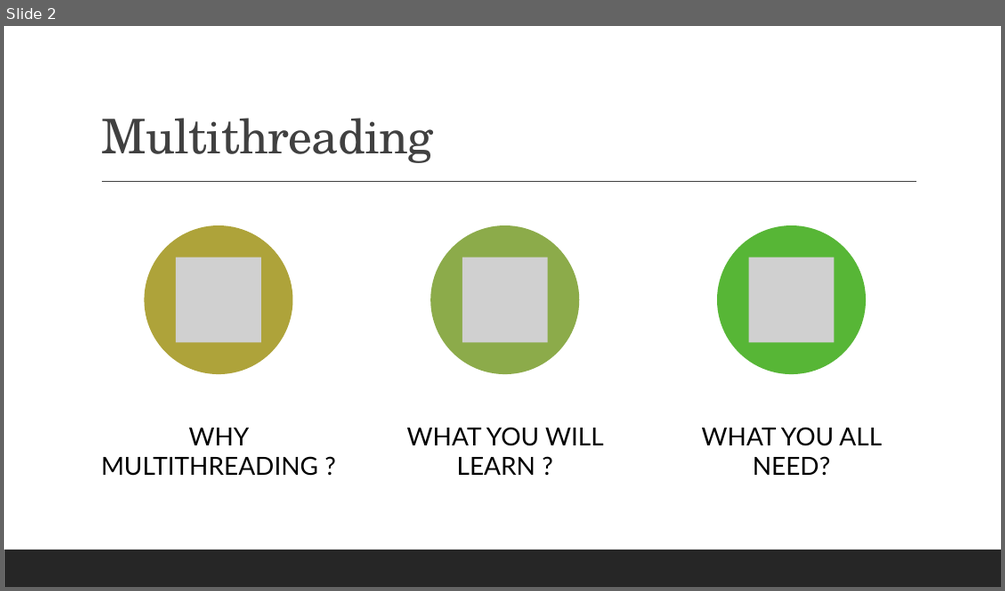
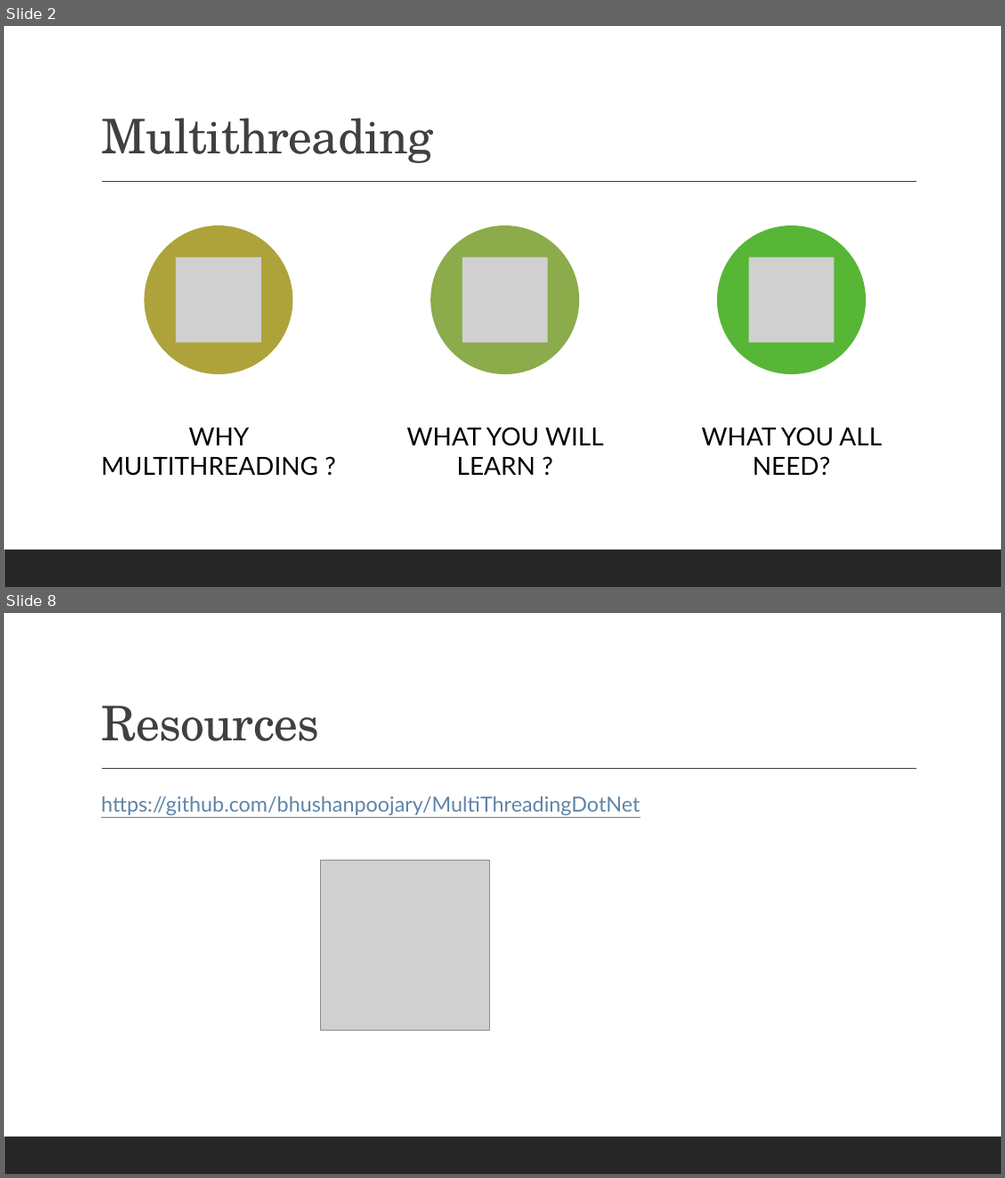
Before and after one commit to bhushanpoojary/MultiThreadingDotNet, a slide deck: PPT/Mastering Multithreading in DotNet.pptx. Shown one above the other, each under a label of ours: slide 2 before the commit, slides 2 and 8 after it; the slides between them are not shown. The pictures are 1005x591 and 1005x1178 pixels, drawn with LibreOffice and Linux fonts; fonts in the diff are those of the drawing; grey boxes stand for pictures. Boxes give left, top, right and bottom in pixels: in the first picture for what was removed or moved away, otherwise in the second. Text is boxed around its words. In the diff, an @@ line names an element or a change of style, - is before the commit and + after.

```diff
--- a/PPT/Mastering Multithreading in DotNet.pptx
+++ b/PPT/Mastering Multithreading in DotNet.pptx
@@ slide 8 added at [4, 613, 1001, 1174], background #FFFFFF; not listed: 2 template elements that a slide beside it also shows @@
@@ title added at [101, 706, 319, 741], 46 pt, text #404040 @@
+Resources
@@ text added at [101, 796, 639, 816], 20 pt, text #5F84A8, underline @@
+  https://github.com/bhushanpoojary/MultiThreadingDotNet
@@ picture added at [320, 860, 490, 1030] @@
```
Also in this commit, not shown: 1 slide changed, 6 other slides added.
